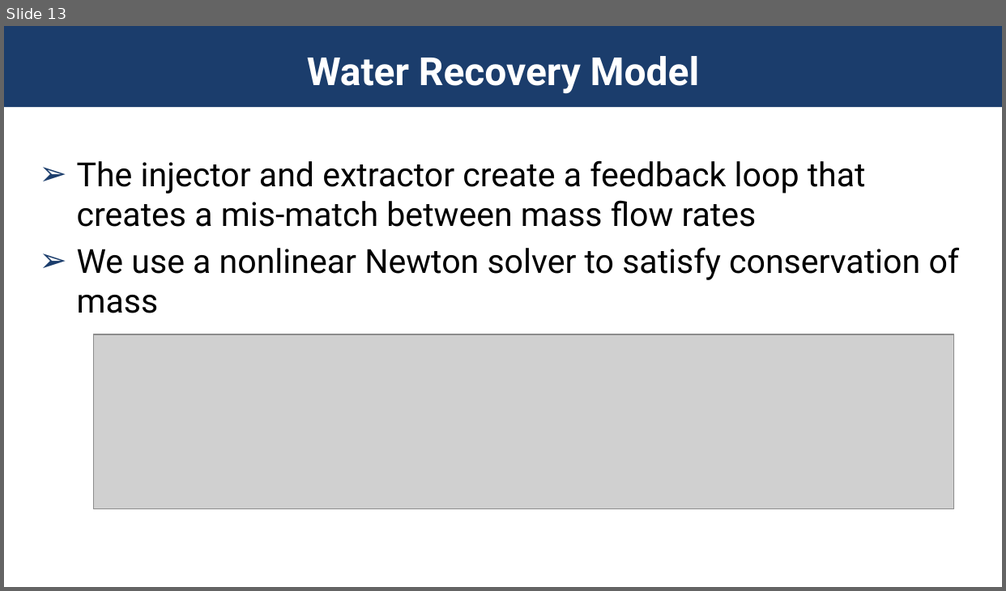
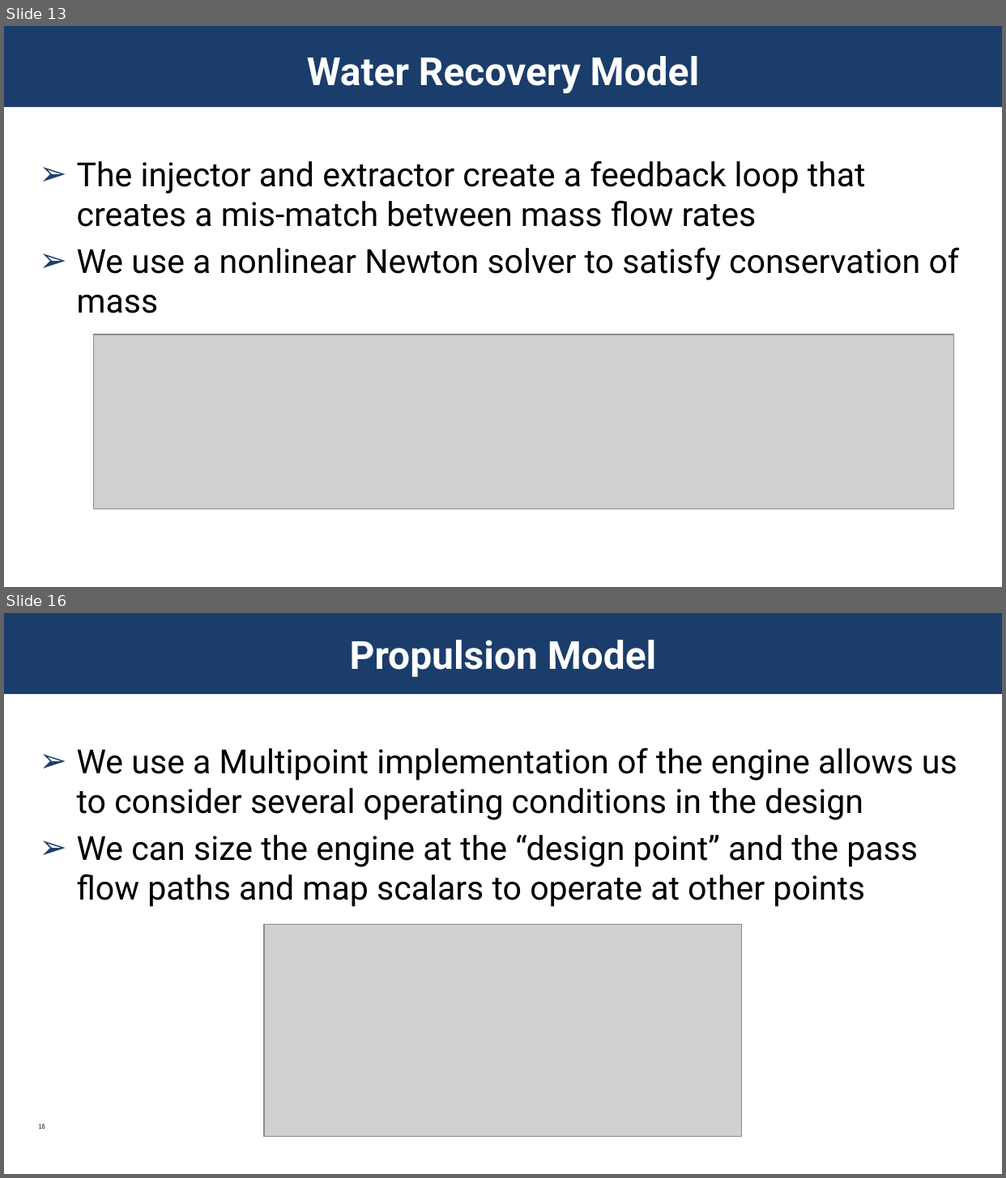
Before and after one commit to patma20/aviation2023-emissionProp, a slide deck: conference-slides/presentation.pptx. Shown one above the other, each under a label of ours: slide 13 before the commit, slides 13 and 16 after it; the slides between them are not shown. The pictures are 1006x591 and 1006x1178 pixels, drawn with LibreOffice and Linux fonts; fonts in the diff are those of the drawing; grey boxes stand for pictures; background and template pictures are left out. Boxes give left, top, right and bottom in pixels: in the first picture for what was removed or moved away, otherwise in the second. Text is boxed around its words. In the diff, an @@ line names an element or a change of style, - is before the commit and + after.

```diff
--- a/conference-slides/presentation.pptx
+++ b/conference-slides/presentation.pptx
@@ slide 16 added at [4, 613, 1002, 1174], background picture (left out); not listed: 1 template element that a slide beside it also shows @@
@@ title added at [350, 640, 657, 677], 28 pt, text #FFFFFF, bold @@
+Propulsion Model
@@ text added at [77, 747, 957, 907], 24 pt, text #000000 @@
+➢ We use a Multipoint implementation of the engine allows us to consider several operating conditions in the design
+➢ We can size the engine at the “design point” and the pass flow paths and map scalars to operate at other points
@@ picture added at [265, 924, 743, 1137] @@
@@ page number added at [39, 1124, 45, 1129], 5 pt, text #000000 @@
+16
```
Also in this commit, not shown: 10 slides changed, 10 other slides added, 4 slides removed, 3 other files.
